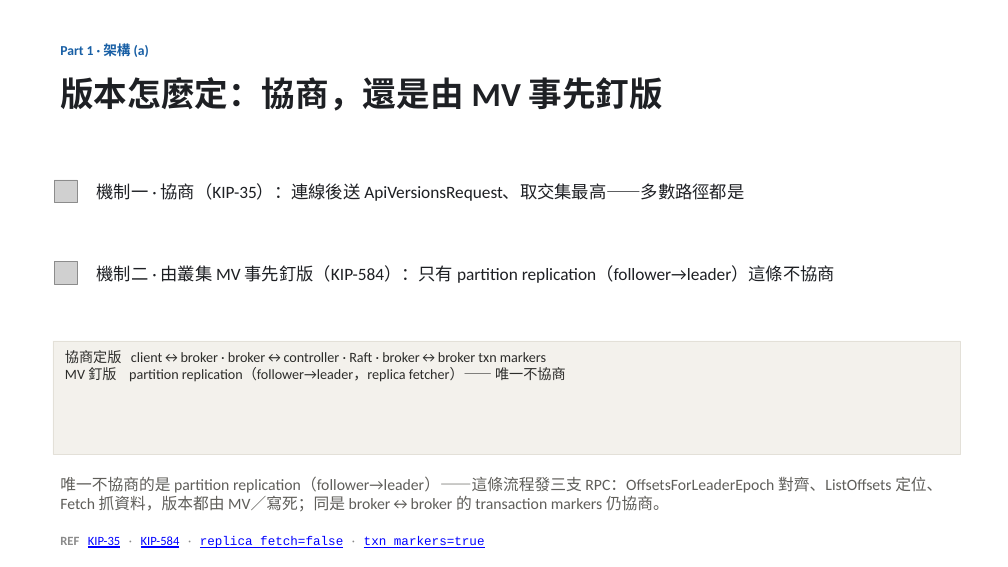
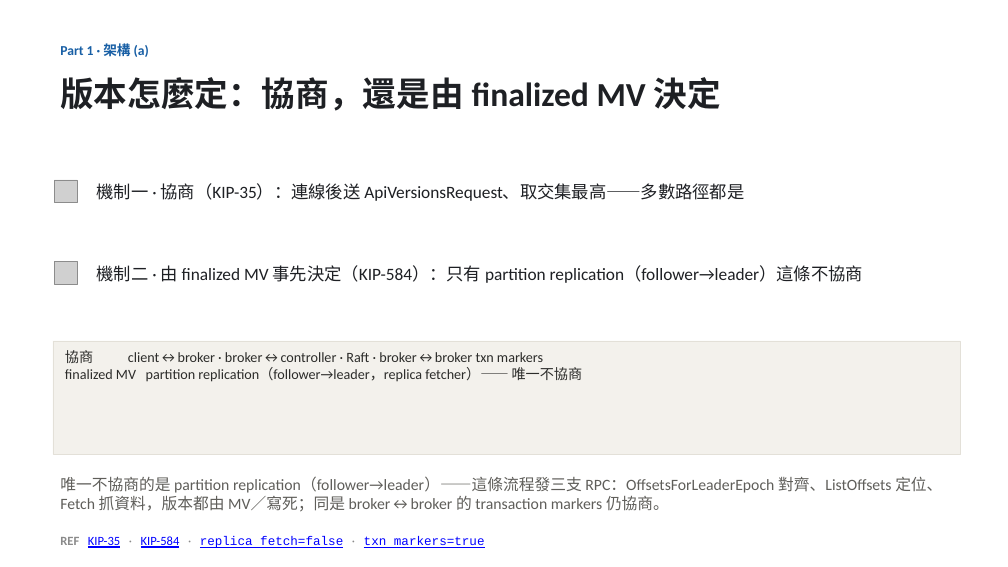
Before and after one commit to unknowntpo/kafka, a slide deck: slide 5 of study/version-control/kafka-version-negotiation.pptx. Drawn at 1008x567 pixels with LibreOffice and Linux fonts; fonts in the diff are those of the drawing; grey boxes stand for pictures. Boxes give left, top, right and bottom in pixels: in the first picture for what was removed or moved away, otherwise in the second. Text is boxed around its words. In the diff, an @@ line names an element or a change of style, - is before the commit and + after.

```diff
--- a/study/version-control/kafka-version-negotiation.pptx
+++ b/study/version-control/kafka-version-negotiation.pptx
@@ text at <box>60,77,721,111</box>: text changed @@
-版本怎麼定：協商，還是由 MV 事先釘版
+版本怎麼定：協商，還是由 finalized MV 決定
@@ text at <box>97,265,863,283</box>: text changed @@
-機制二 · 由叢集 MV 事先釘版（KIP-584）：只有 partition replication（follower→leader）這條不協商
+機制二 · 由 finalized MV 事先決定（KIP-584）：只有 partition replication（follower→leader）這條不協商
@@ text in rectangle at <box>65,350,583,382</box>: text changed @@
-協商定版 client↔broker · broker↔controller · Raft · broker↔broker txn markers
-MV 釘版 partition replication（follower→leader，replica fetcher）—— 唯一不協商
+協商 client↔broker · broker↔controller · Raft · broker↔broker txn markers
+finalized MV partition replication（follower→leader，replica fetcher）—— 唯一不協商
```
Also in this commit, not shown: 4 other slides changed, 3 other files.
